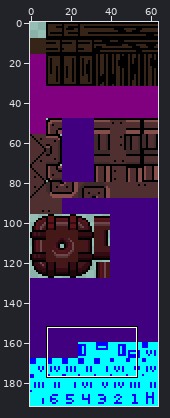
Two versions of one sprite sheet, src/assets/level-tiles.png. The picture above shows the old version from afar; the outline marks the close-up.
Close-up. The starting point:
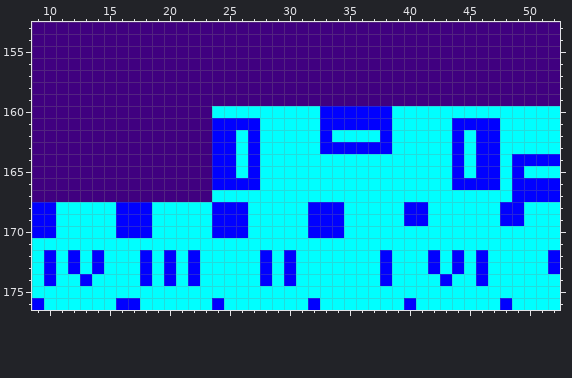
The file is 64x192 pixels. Colours within 5 levels of each other are drawn and written as one. Shown: x 9..52, y 153..176.
Now the later version:
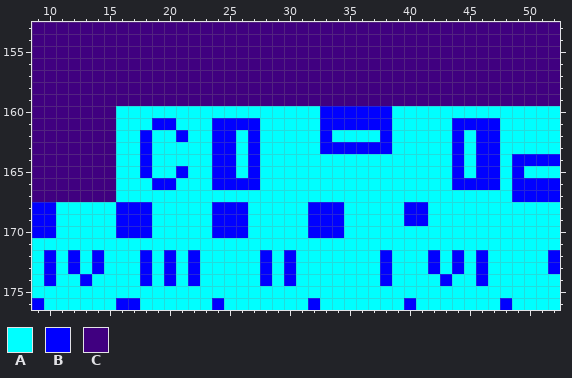
Palette (. is transparent): A #00ffff  B #0000ff  C #400080
The edit:
y 160: x 16..23 CCCCCCCC -> AAAAAAAA
y 161: x 16..23 CCCCCCCC -> AAABBAAA
y 162: x 16..23 CCCCCCCC -> AABAABAA
y 163..164: x 16..23 CCCCCCCC -> AABAAAAA
y 165: x 16..23 CCCCCCCC -> AABAABAA
y 166: x 16..23 CCCCCCCC -> AAABBAAA
y 167: x 16..23 CCCCCCCC -> AAAAAAAA
y 168..169: x 48..49 BB -> AA
Pixel boxes of the changes (left, top, right, bottom) in both close-ups:
changed: (116, 106, 212, 202)
changed: (500, 202, 524, 226)
